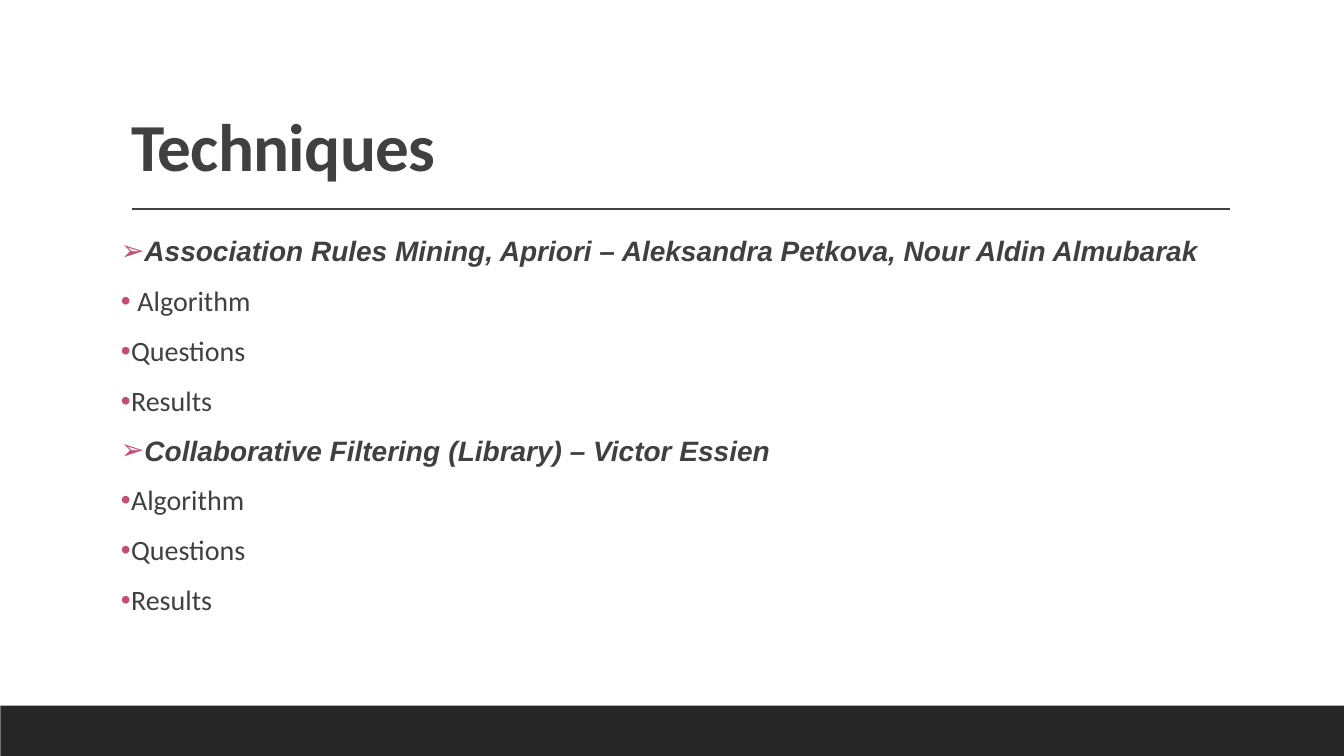
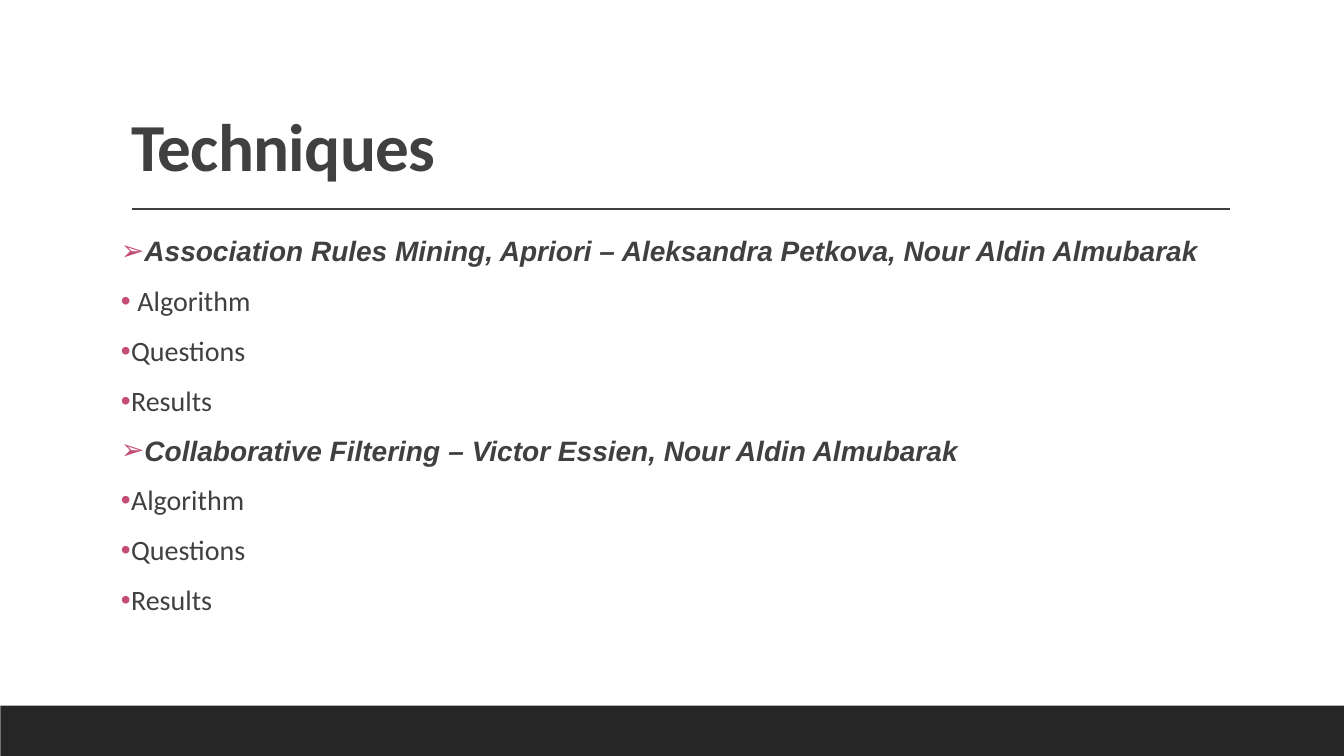
Before and after one commit to Data-Mining-Algorithms/Data-Mining-Algorithms, a slide deck: slide 3 of Data Mining presentation.pptx. Drawn at 1344x756 pixels with LibreOffice and Linux fonts; fonts in the diff are those of the drawing. Boxes give left, top, right and bottom in pixels: in the first picture for what was removed or moved away, otherwise in the second. Text is boxed around its words. In the diff, an @@ line names an element or a change of style, - is before the commit and + after.

```diff
--- a/Data Mining presentation.pptx
+++ b/Data Mining presentation.pptx
@@ text at [144,440,958,466]: text changed @@
-➢ Collaborative Filtering (Library) – Victor Essien
+➢ Collaborative Filtering – Victor Essien, Nour Aldin Almubarak
```
Also in this commit, not shown: 1 other slide changed.
